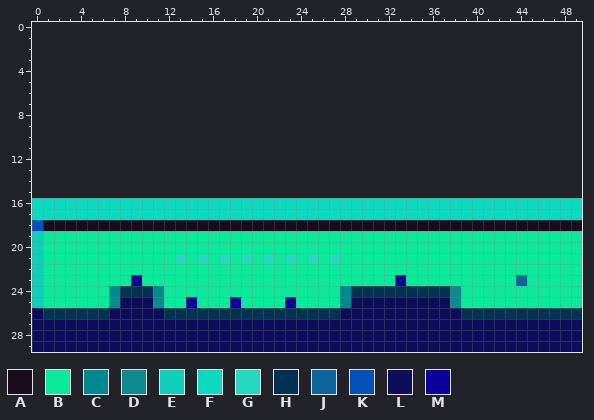
Pixel-art sprite -- res/lvls/2.png. This is how it looked before the edit.
The file is 50x14 pixels. Colours within 5 levels of each other are drawn and written as one. The old version is drawn lined up with the new one, on the new canvas.
Palette (. is transparent): A #190d1d  B #0bea9a  C #00898e  D #0e898e  E #0ed0b8  F #0dd8c0  G #27d8c0  H #013251  J #0b649a  K #0451b8  L #0d0d5a  M #0b009a
Pixels before, first column x 0:
16 FFFFFFFFFFFFFFFFFFFFFFFFFFFFFFFFFFFFFFFFFFFFFFFFFF
17 FFFFFFFFFFFFFFFFFFFFFFFFFFFFFFFFFFFFFFFFFFFFFFFFFF
18 KAAAAAAAAAAAAAAAAAAAAAAAAAAAAAAAAAAAAAAAAAAAAAAAAA
19 EBBBBBBBBBBBBBBBBBBBBBBBBBBBBBBBBBBBBBBBBBBBBBBBBB
20 EBBBBBBBBBBBBBBBBBBBBBBBBBBBBBBBBBBBBBBBBBBBBBBBBB
21 EBBBBBBBBBBBBGBGBGBGBGBGBGBGBBBBBBBBBBBBBBBBBBBBBB
22 EBBBBBBBBBBBBBBBBBBBBBBBBBBBBBBBBBBBBBBBBBBBBBBBBB
23 EBBBBBBBBMBBBBBBBBBBBBBBBBBBBBBBBMBBBBBBBBBBJBBBBB
24 EBBBBBBCHHHCBBBBBBBBBBBBBBBBCHHHHHHHHHDBBBBBBBBBBB
25 EBBBBBBDLLLDBBMBBBMBBBBMBBBBCLLLLLLLLLDBBBBBBBBBBB
26 LHHHHHHLLLLLHHHHHHHHHHHHHHHHLLLLLLLLLLLHHHHHHHHHHH
27 LLLLLLLLLLLLLLLLLLLLLLLLLLLLLLLLLLLLLLLLLLLLLLLLLL
28 LLLLLLLLLLLLLLLLLLLLLLLLLLLLLLLLLLLLLLLLLLLLLLLLLL
29 LLLLLLLLLLLLLLLLLLLLLLLLLLLLLLLLLLLLLLLLLLLLLLLLLL
New version:
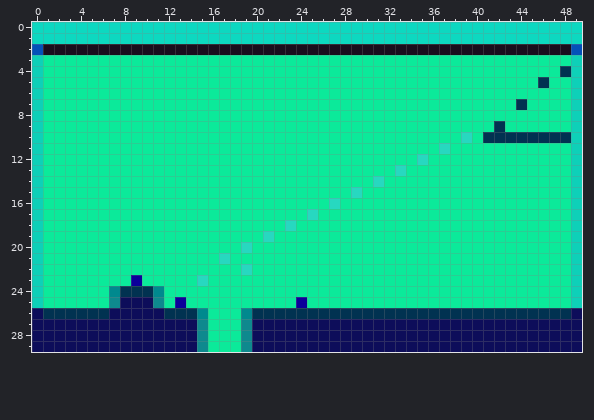
Difference:
canvas 50x14 -> 50x30, the old top-left corner now at 0,16
Changed rows in their new state; - is an unchanged pixel.
first column x 0:
 0 FFFFFFFFFFFFFFFFFFFFFFFFFFFFFFFFFFFFFFFFFFFFFFFFFF
 1 FFFFFFFFFFFFFFFFFFFFFFFFFFFFFFFFFFFFFFFFFFFFFFFFFF
 2 KAAAAAAAAAAAAAAAAAAAAAAAAAAAAAAAAAAAAAAAAAAAAAAAAK
 3 EBBBBBBBBBBBBBBBBBBBBBBBBBBBBBBBBBBBBBBBBBBBBBBBBE
 4 EBBBBBBBBBBBBBBBBBBBBBBBBBBBBBBBBBBBBBBBBBBBBBBBHE
 5 EBBBBBBBBBBBBBBBBBBBBBBBBBBBBBBBBBBBBBBBBBBBBBHBBE
 6 EBBBBBBBBBBBBBBBBBBBBBBBBBBBBBBBBBBBBBBBBBBBBBBBBE
 7 EBBBBBBBBBBBBBBBBBBBBBBBBBBBBBBBBBBBBBBBBBBBHBBBBE
 8 EBBBBBBBBBBBBBBBBBBBBBBBBBBBBBBBBBBBBBBBBBBBBBBBBE
 9 EBBBBBBBBBBBBBBBBBBBBBBBBBBBBBBBBBBBBBBBBBHBBBBBBE
10 EBBBBBBBBBBBBBBBBBBBBBBBBBBBBBBBBBBBBBBGBHHHHHHHHE
11 EBBBBBBBBBBBBBBBBBBBBBBBBBBBBBBBBBBBBGBBBBBBBBBBBE
12 EBBBBBBBBBBBBBBBBBBBBBBBBBBBBBBBBBBGBBBBBBBBBBBBBE
13 EBBBBBBBBBBBBBBBBBBBBBBBBBBBBBBBBGBBBBBBBBBBBBBBBE
14 EBBBBBBBBBBBBBBBBBBBBBBBBBBBBBBGBBBBBBBBBBBBBBBBBE
15 EBBBBBBBBBBBBBBBBBBBBBBBBBBBBGBBBBBBBBBBBBBBBBBBBE
16 EBBBBBBBBBBBBBBBBBBBBBBBBBBGBBBBBBBBBBBBBBBBBBBBBE
17 EBBBBBBBBBBBBBBBBBBBBBBBBGBBBBBBBBBBBBBBBBBBBBBBBE
18 EBBBBBBBBBBBBBBBBBBBBBBGBBBBBBBBBBBBBBBBBBBBBBBBBE
19 ---------------------G---------------------------E
20 -------------------G-----------------------------E
21 -------------B-B---B-B-B-B-B---------------------E
22 -------------------G-----------------------------E
23 ---------------G-----------------B----------B----E
24 ----------------------------BBBBBBBBBBB----------E
25 -------------MB---B----BM---BBBBBBBBBBB----------E
26 ---------------CBBBC--------HHHHHHHHHHH----------L
27 ---------------DBBBD------------------------------
28 ---------------DBBBD------------------------------
29 ---------------DBBBD------------------------------
Where, in picture pixels (left, top, right, bottom), the same in both pictures:
changed: (32, 22, 582, 352)
